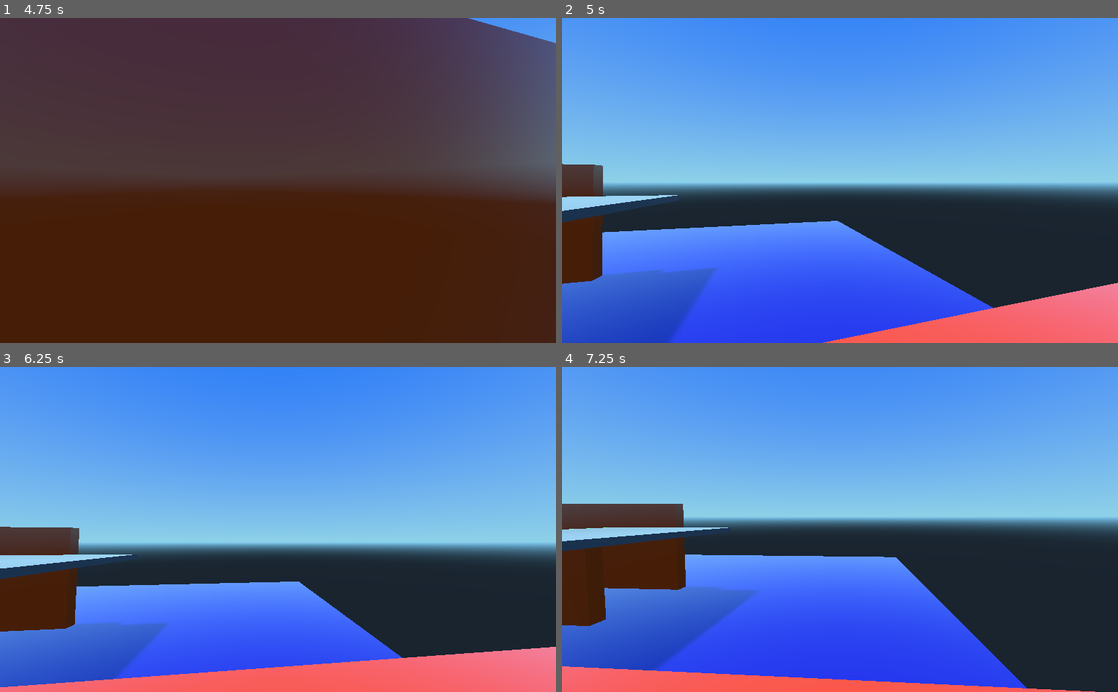
Above: before the commit, frames 1-4 (two rows, left to right).
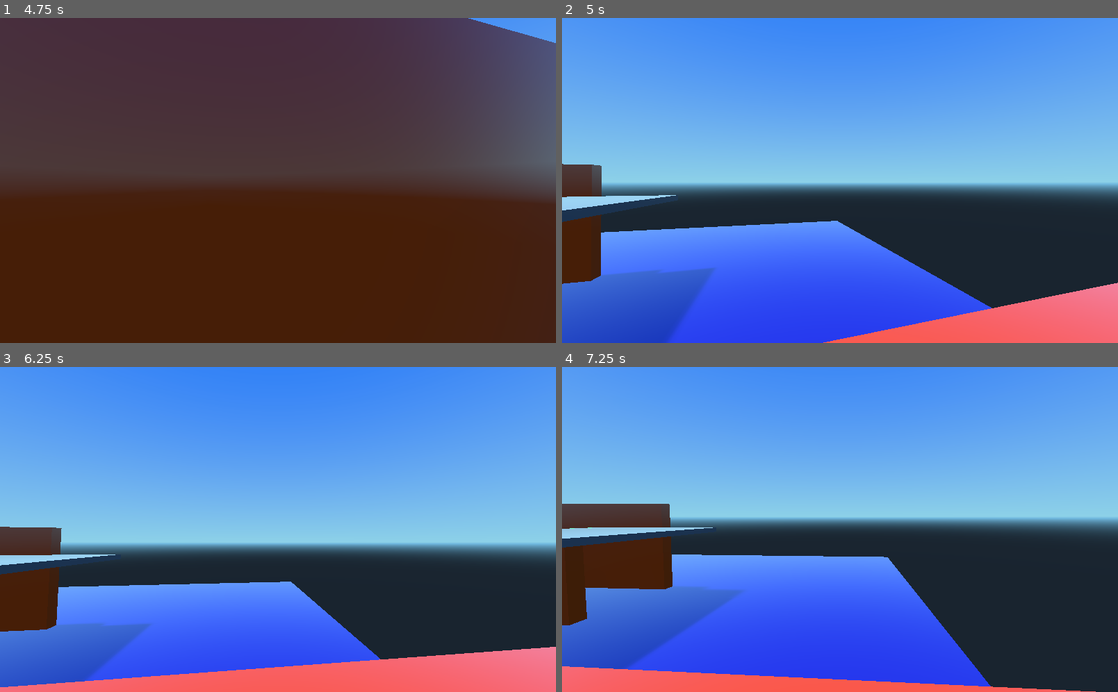
Above: after the commit, the same moments.

Repository: mrazeja7/gameProto
Game: Godot game, scene res://game.tscn
Two runs of this game, one before a commit and one after it. Both use one fixed random seed, a clock stepped at 60 frames per second and the inputs below.
Inputs (mouse positions are in pixels of both pictures, inside the frame that each line leads up to):
- Up to frame 1 (4.75 s): tap Enter at 0.5, 4.25 s; move the mouse to (272, 187) at 0.52 s; hold Up (ui_up) 0.53-2.78 s; tap Space at 0.77, 1.52, 2, 3.02, 3.77, 4.52 s; move the mouse to (316, 183) at 1.27 s; move the mouse to (233, 177) at 2.02 s; move the mouse to (283, 180) at 2.77 s; hold Left (ui_left) 2.78-3.53 s; move the mouse to (255, 174) at 3.52 s; hold Up (ui_up) from 3.53 s (still down); move the mouse to (305, 180) at 4.27 s
- Up to frame 2 (5 s): keep holding Up (ui_up)
- Up to frame 3 (6.25 s): move the mouse to (250, 529) at 5.02 s; tap Space at 5.75, 6.02 s; move the mouse to (289, 523) at 5.77 s; release Up (ui_up) at 5.78 s; hold Right (ui_right) from 5.78 s (still down)
- Up to frame 4 (7.25 s): move the mouse to (834, 536) at 6.52 s; release Right (ui_right) at 6.53 s; hold Up (ui_up) from 6.53 s (still down); tap Space at 6.77 s

Frame 1 is identical in both runs. In frame 2, 0.2% of the frame differs, in the area x 0-78%, y 45-90%; in frame 3, 2.6%; in frame 4, 3.9%, in the area x 0-96%, y 42-100%.

Commit message:
add trap that blocks a path once activated

Diff:
--- a/game.tscn
+++ b/game.tscn
@@ -7,6 +7,11 @@
 [ext_resource path="res://assets/ramp.tscn" type="PackedScene" id=5]
 [ext_resource path="res://assets/player.tscn" type="PackedScene" id=6]
 [ext_resource path="res://scripts/player.gd" type="Script" id=7]
+[ext_resource path="res://scripts/Area.gd" type="Script" id=8]
+
+[sub_resource type="BoxShape" id=1]
+
+extents = Vector3( 1, 1, 1 )
 
 [node name="game" type="Spatial" index="0"]
 
@@ -16,8 +21,6 @@
 [node name="floor" parent="." index="0" instance=ExtResource( 1 )]
 
 [node name="walls" type="Spatial" parent="." index="1"]
-
-editor/display_folded = true
 
 [node name="wall" parent="walls" index="0" instance=ExtResource( 2 )]
 
@@ -257,5 +260,46 @@
 
 _sections_unfolded = [ "Transform", "Visibility" ]
 
+[node name="trap" type="Spatial" parent="." index="13"]
+
+transform = Transform( 1.485, 0, 0, 0, 1.50075, 0, 0, 0, 0.35, 2.25, 1.65, 4.9 )
+
+[node name="Area" type="Area" parent="trap" index="0"]
+
+transform = Transform( 1, 0, -8.88178e-16, 0, 1, 0, -1.42109e-14, 0, 1, 0, 0, 0 )
+input_ray_pickable = false
+input_capture_on_drag = false
+space_override = 0
+gravity_point = false
+gravity_distance_scale = 0.0
+gravity_vec = Vector3( 0, -1, 0 )
+gravity = 9.8
+linear_damp = 0.1
+angular_damp = 1.0
+priority = 0.0
+monitoring = true
+monitorable = true
+collision_layer = 1
+collision_mask = 1
+audio_bus_override = false
+audio_bus_name = "Master"
+reverb_bus_enable = false
+reverb_bus_name = "Master"
+reverb_bus_amount = 0.0
+reverb_bus_uniformity = 0.0
+script = ExtResource( 8 )
+
+[node name="CollisionShape" type="CollisionShape" parent="trap/Area" index="0"]
+
+shape = SubResource( 1 )
+disabled = false
+
+[node name="wall" parent="trap" index="1" instance=ExtResource( 2 )]
+
+transform = Transform( -2.94353e-08, 0, 0.673401, 0, 0.666333, 0, -2.85714, 0, -1.2489e-07, 1.17845, -0.0768948, 6 )
+_sections_unfolded = [ "Transform" ]
+
+[connection signal="body_entered" from="trap/Area" to="trap/Area" method="_on_Area_body_entered"]
+
 
 [editable path="ramp2"]
--- /dev/null
+++ b/scripts/Area.gd
@@ -0,0 +1,34 @@
+extends Area
+
+# class member variables go here, for example:
+# var a = 2
+# var b = "textvar"
+
+var used = false
+
+func _ready():
+	# Called every time the node is added to the scene.
+	# Initialization here
+	pass
+
+#func _process(delta):
+#	# Called every frame. Delta is time since last frame.
+#	# Update game logic here.
+#	pass
+
+
+func _on_Area_body_entered( body ):
+	if not used:
+		if body is KinematicBody:
+			used = true
+			print("trapped!")
+			var wall = get_node("../wall")
+			var old = wall.translation
+			old.z = -9.71
+			wall.translation = old
+			# change wall color?
+#			var color = Color(255,0,0,1)
+#			var material = wall.get_node("MeshInstance")
+#			print(str(material))
+#			material = material.get_surface_material(0)
+#			wall.get_node("MeshInstance").set_surface_material(0, material)
Not shown: 1 places in game.tscn that only renumber resources
